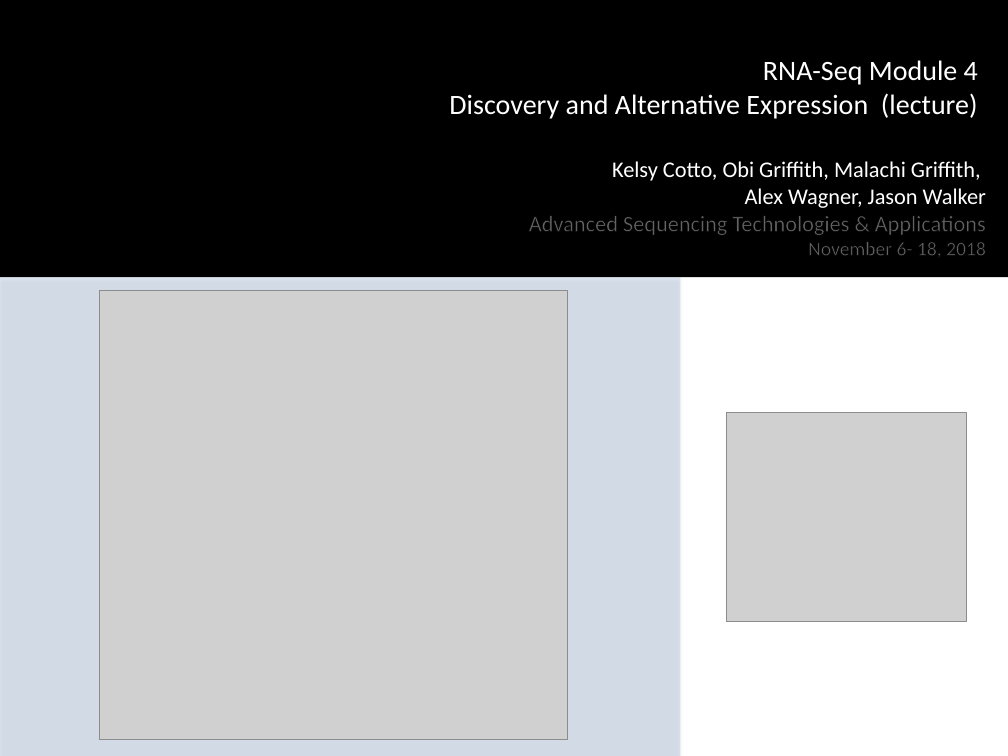
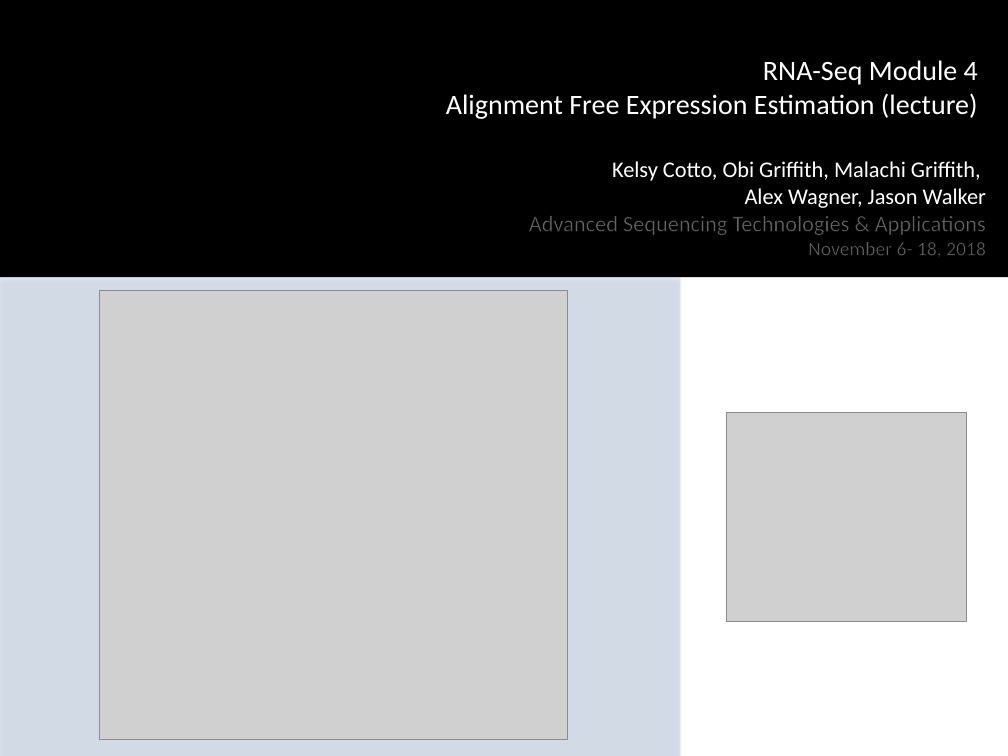
Before and after one commit to griffithlab/rnaseq_tutorial_wiki, a slide deck: slide 2 of LectureFiles/cshl/2018/RNASeq_Module4_Lecture.pptx. Drawn at 1008x756 pixels with LibreOffice and Linux fonts; fonts in the diff are those of the drawing; grey boxes stand for pictures; background and template pictures are left out. Boxes give left, top, right and bottom in pixels: in the first picture for what was removed or moved away, otherwise in the second. Text is boxed around its words. In the diff, an @@ line names an element or a change of style, - is before the commit and + after.

```diff
--- a/LectureFiles/cshl/2018/RNASeq_Module4_Lecture.pptx
+++ b/LectureFiles/cshl/2018/RNASeq_Module4_Lecture.pptx
@@ text at [446, 60, 978, 119]: text changed @@
-RNA-Seq Module 4
-Discovery and Alternative Expression (lecture)
+RNA-Seq Module 4
+Alignment Free Expression Estimation (lecture)
```
Also in this commit, not shown: 1 other slide changed, 6 slides added, 10 slides removed, 23 other files.
